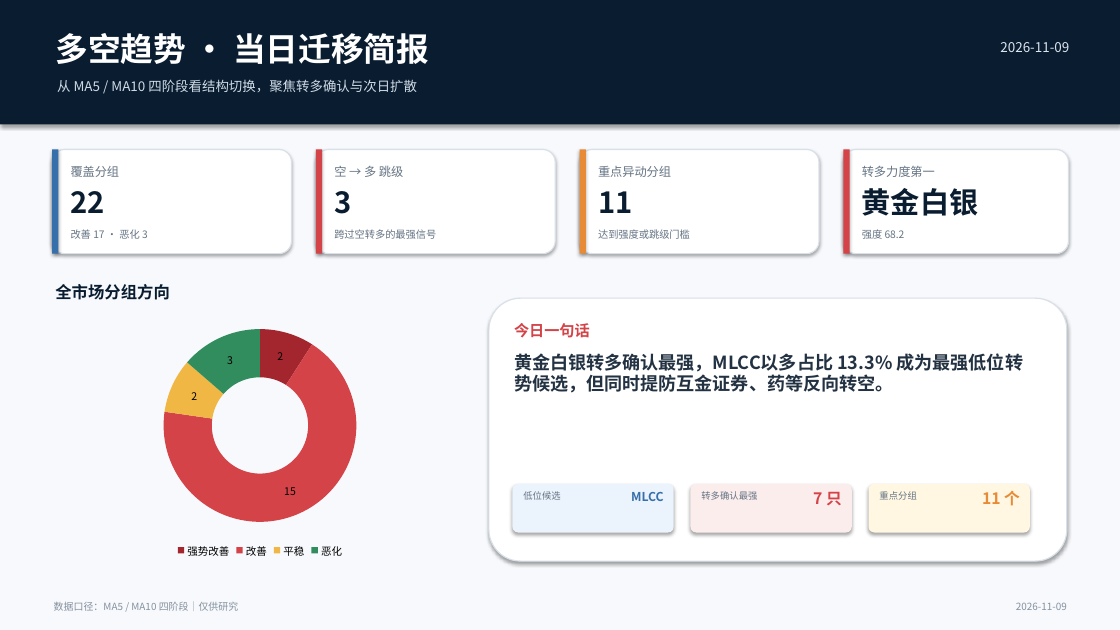
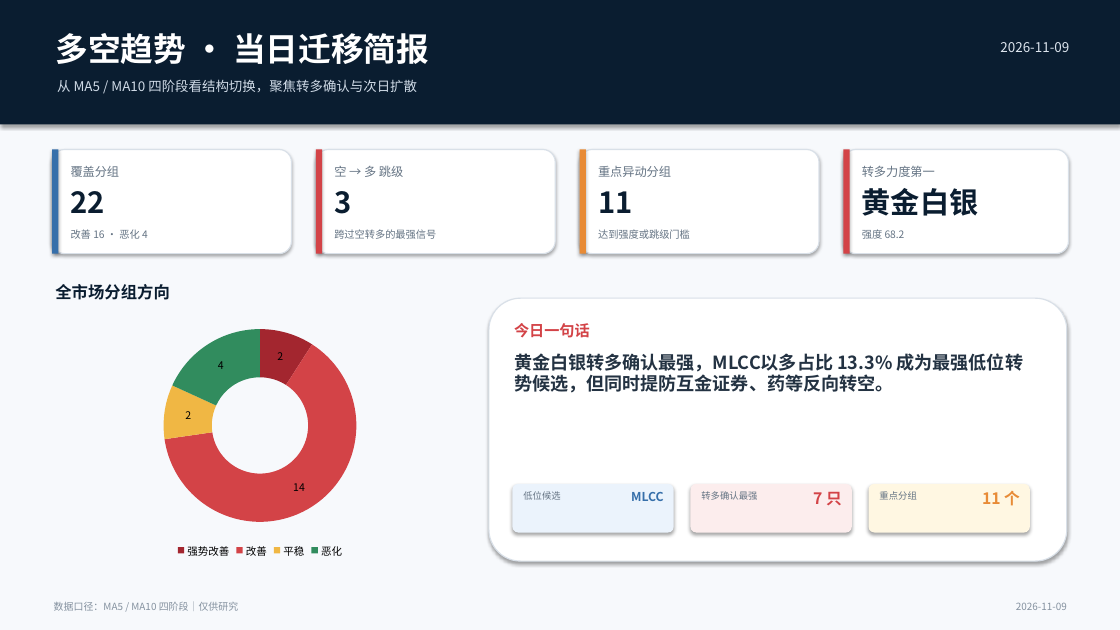
Before and after one commit to nancybhc/a-share-blast-lab, a slide deck: slide 1 of assets/多空阶段简报_2026-11-09.pptx. Drawn at 1120x630 pixels with LibreOffice and Linux fonts; fonts in the diff are those of the drawing. Boxes give left, top, right and bottom in pixels: in the first picture for what was removed or moved away, otherwise in the second. Text is boxed around its words. In the diff, an @@ line names an element or a change of style, - is before the commit and + after.

```diff
--- a/assets/多空阶段简报_2026-11-09.pptx
+++ b/assets/多空阶段简报_2026-11-09.pptx
@@ text at [71, 229, 148, 239]: text changed @@
-改善 17 · 恶化 3
+改善 16 · 恶化 4
@@ doughnut chart at [60, 318, 460, 561] @@
@@ Series 1, 改善: 15 to 14 @@
@@ Series 1, 恶化: 3 to 4 @@
```
Also in this commit, not shown: 3 other slides changed, 13 other files.
